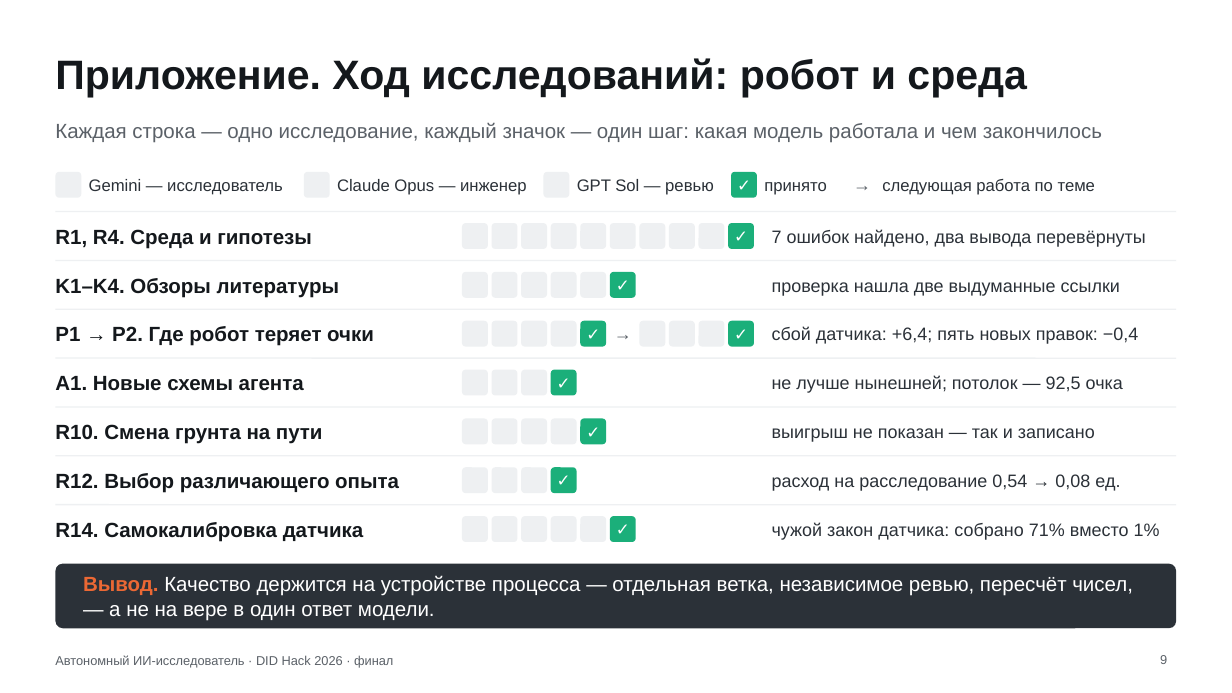
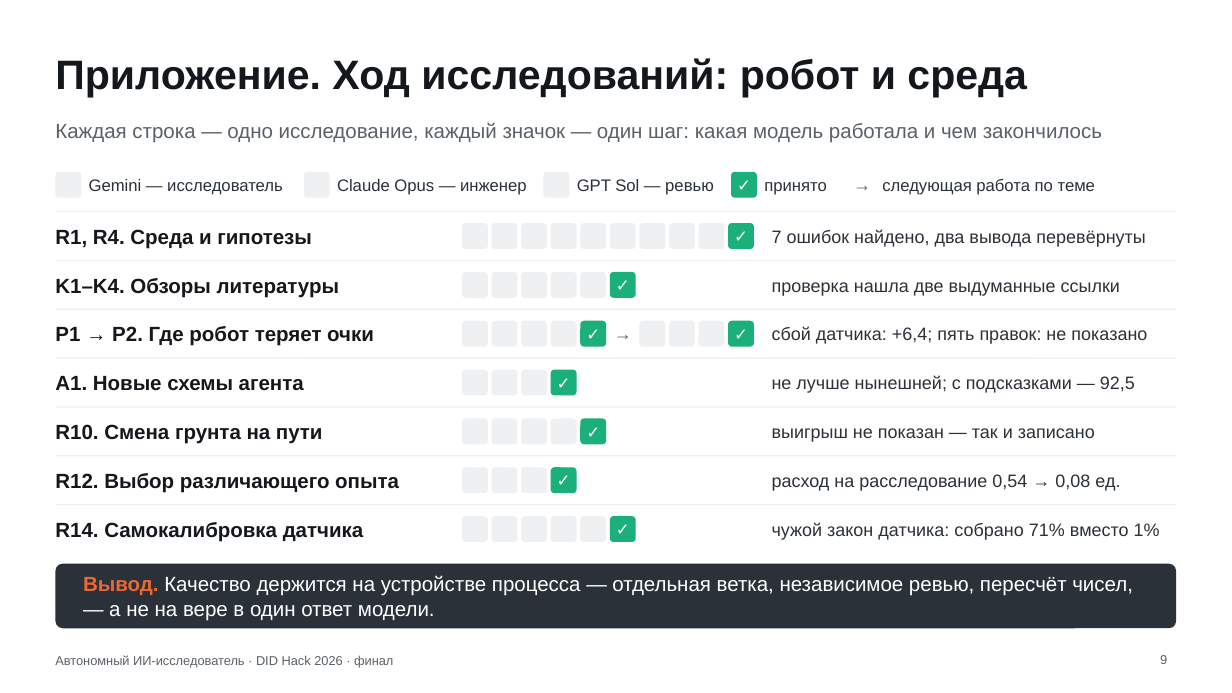
Before and after one commit to Mput13/did-hack, a slide deck: slide 9 of presentation/final.pptx. Drawn at 1232x693 pixels with LibreOffice and Linux fonts; fonts in the diff are those of the drawing; background and template pictures are left out. Boxes give left, top, right and bottom in pixels: in the first picture for what was removed or moved away, otherwise in the second. Text is boxed around its words. In the diff, an @@ line names an element or a change of style, - is before the commit and + after.

```diff
--- a/presentation/final.pptx
+++ b/presentation/final.pptx
@@ text at <box>772,327,1147,344</box>: text changed @@
-сбой датчика: +6,4; пять новых правок: −0,4
+сбой датчика: +6,4; пять правок: не показано
@@ text at <box>772,375,1135,393</box>: text changed @@
-не лучше нынешней; потолок — 92,5 очка
+не лучше нынешней; с подсказками — 92,5
```
Also in this commit, not shown: 9 other slides changed, 16 other files.
